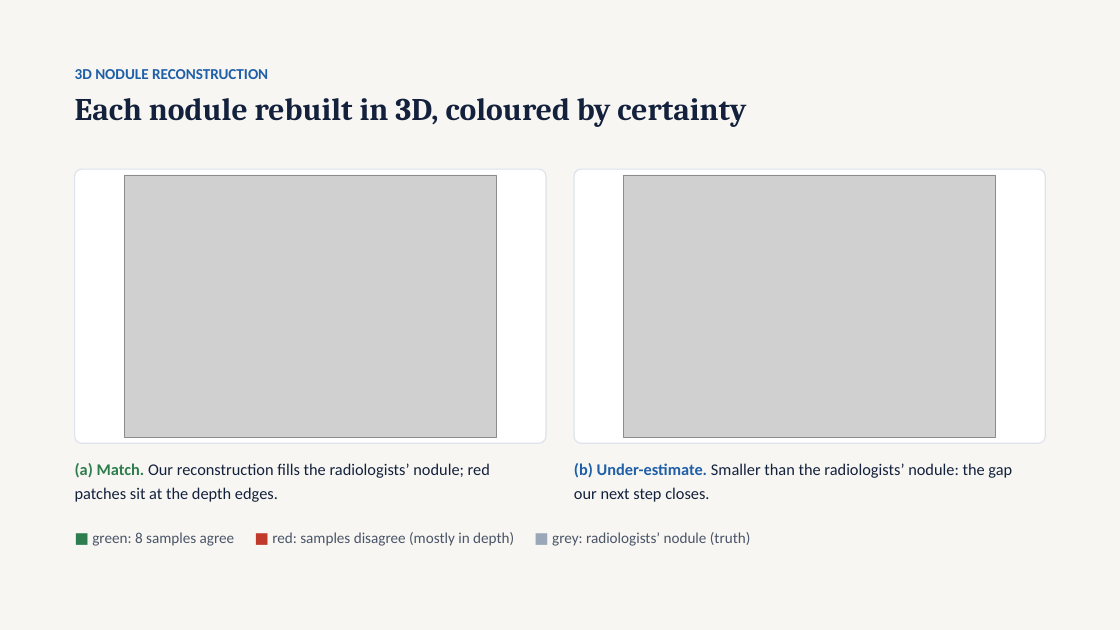
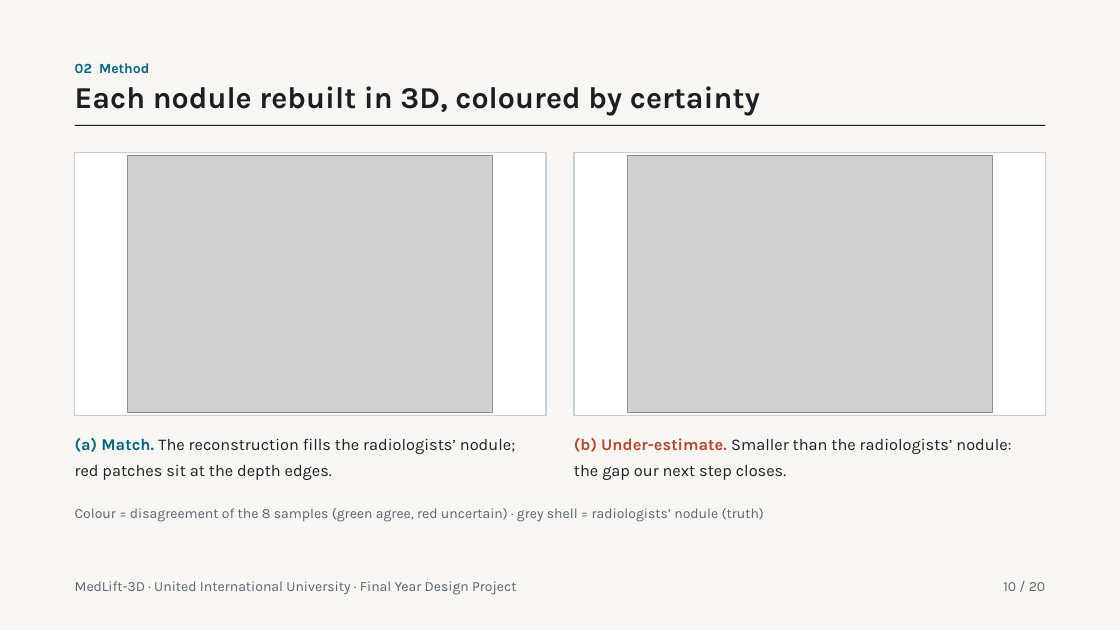
Before and after one commit to tcsquanta/medlift3d, a slide deck: slide 10 of report/MedLift3D_Defense.pptx (slide 11 before the commit). Drawn at 1120x630 pixels with LibreOffice and Linux fonts; fonts in the diff are those of the drawing; grey boxes stand for pictures. Boxes give left, top, right and bottom in pixels: in the first picture for what was removed or moved away, otherwise in the second. Text is boxed around its words. In the diff, an @@ line names an element or a change of style, - is before the commit and + after.

```diff
--- a/report/MedLift3D_Defense.pptx
+++ b/report/MedLift3D_Defense.pptx
@@ text "Each nodule rebuilt in 3D, ...": place and size @@
-text "Each nodule rebuilt in 3D, ..." at (75, 98, 746, 127)
+text "Each nodule rebuilt in 3D, ..." at (75, 86, 760, 116)
@@ text "Each nodule rebuilt in 3D, ..." at (75, 86, 760, 116): size 27 to 26 pt, font Cambria to Karla, text colour #14213D to #1B1F24; line spacing 1.05 to 1 @@
@@ text removed at (75, 69, 268, 79) @@
-3D NODULE RECONSTRUCTION
@@ text added at (75, 63, 149, 73), 12 pt, text #00677F, bold @@
+02 Method
@@ rectangle added at (75, 125, 1046, 126), fill #1B1F24 @@
@@ rounded rectangle removed at (75, 169, 546, 443) @@
@@ rectangle added at (75, 153, 546, 415), fill #FFFFFF, outline #C9CED4 1 pt @@
@@ picture: place and size @@
-picture at (124, 175, 496, 437)
+picture at (128, 155, 492, 413)
@@ rounded rectangle removed at (574, 169, 1045, 443) @@
@@ rectangle added at (574, 153, 1045, 415), fill #FFFFFF, outline #C9CED4 1 pt @@
@@ picture: place and size @@
-picture at (624, 175, 996, 437)
+picture at (628, 155, 992, 413)
@@ text at (75, 438, 516, 480): text changed; font Calibri to Karla; text colour #14213D to #1B1F24 @@
-(a) Match. Our reconstruction fills the radiologists’ nodule; red patches sit at the depth edges.
+(a) Match. The reconstruction fills the radiologists’ nodule; red patches sit at the depth edges.
@@ text "(b) Under-estimate. Smaller than the ...": place and size @@
-text "(b) Under-estimate. Smaller than the ..." at (574, 463, 1012, 502)
+text "(b) Under-estimate. Smaller than the ..." at (574, 438, 1011, 480)
@@ text "(b) Under-estimate. Smaller than the ..." at (574, 438, 1011, 480): font Calibri to Karla; text colour #1F5FA8 to #B5472F in "(b) Under-estimate."; text colour #14213D to #1B1F24 in "Smaller than the radiologists’ nodule: the gap ..."; line spacing 1.25 to 1.3 @@
@@ text at (75, 508, 764, 522): text changed; size 13 to 12 pt; font Calibri to Karla; text colour #4A5568 to #5B6470 @@
-■ green: 8 samples agree ■ red: samples disagree (mostly in depth) ■ grey: radiologists’ nodule (truth)
+Colour = disagreement of the 8 samples (green agree, red uncertain) · grey shell = radiologists’ nodule (truth)
@@ text added at (75, 581, 516, 595), 12 pt, text #5B6470 @@
+MedLift-3D · United International University · Final Year Design Project
@@ text added at (1003, 582, 1045, 591), 12 pt, text #5B6470 @@
+10 / 20
```
Also in this commit, not shown: 19 other slides changed, 1 slide removed.
